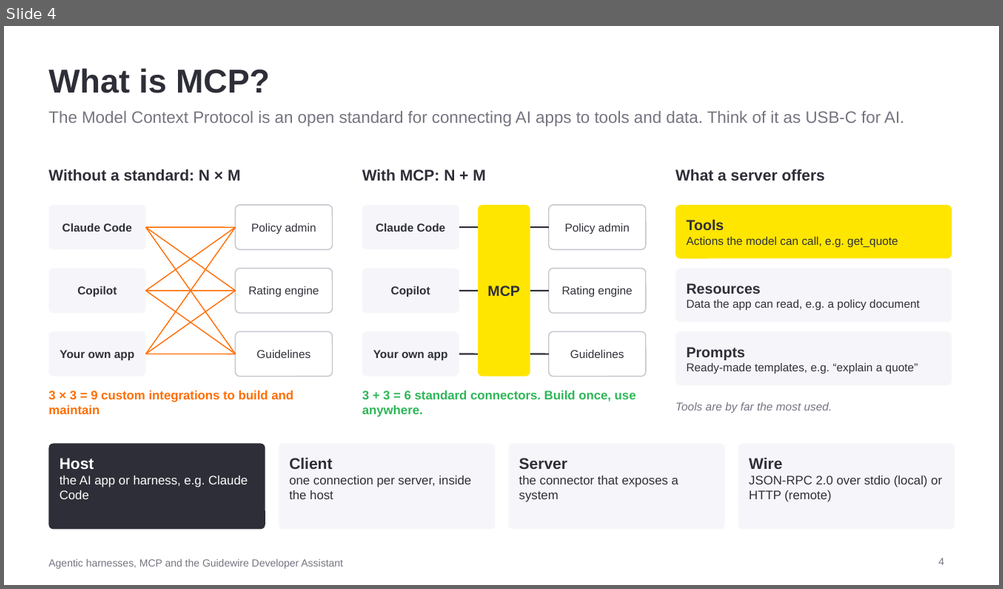
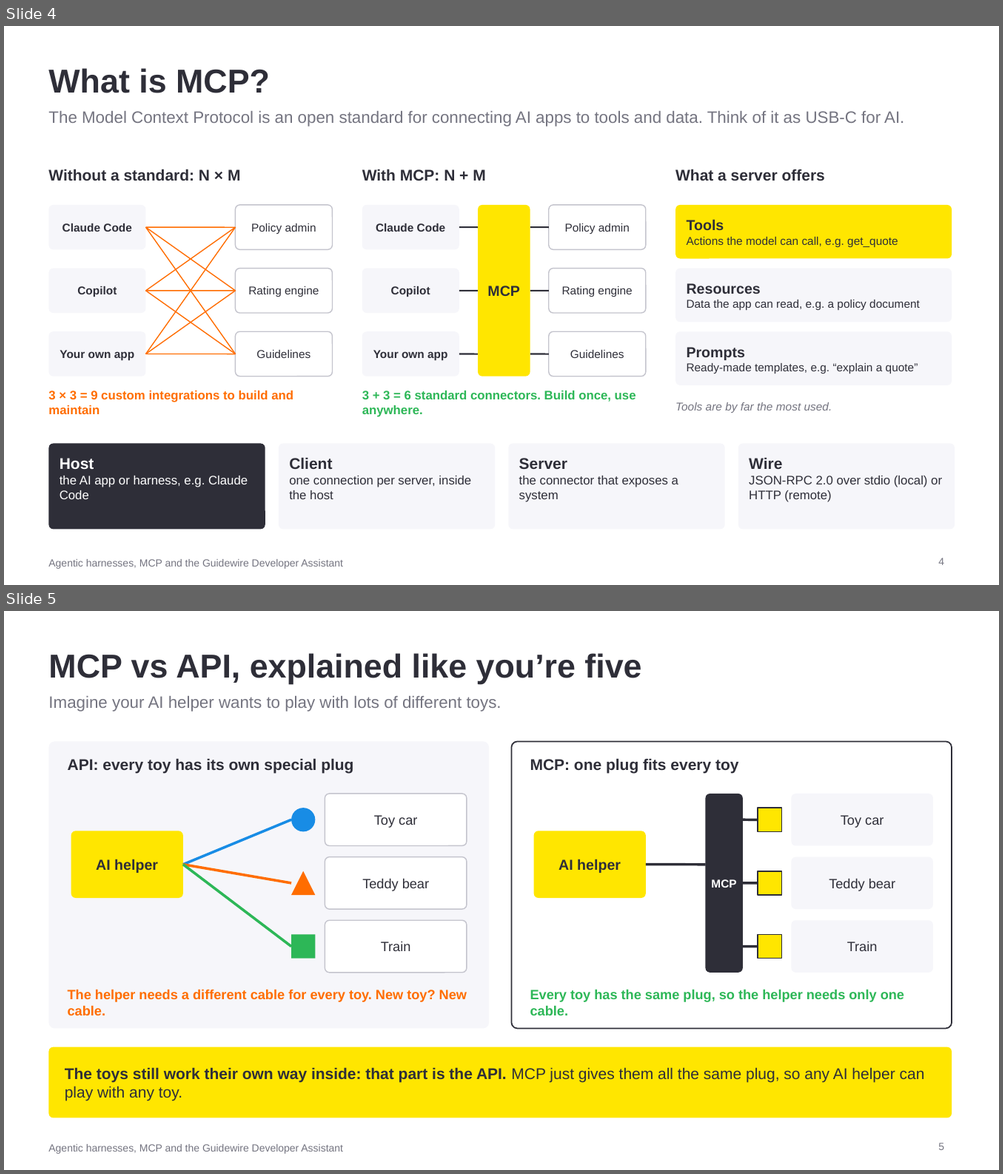
Before and after one commit to arunmp25/ai-training, a slide deck: presentations/agentic-harness-mcp-guidewire.pptx. Shown one above the other, each under a label of ours: slide 4 before the commit, slides 4 and 5 after it. The pictures are 1003x589 and 1003x1174 pixels, drawn with LibreOffice and Linux fonts; fonts in the diff are those of the drawing. Boxes give left, top, right and bottom in pixels: in the first picture for what was removed or moved away, otherwise in the second. Text is boxed around its words. In the diff, an @@ line names an element or a change of style, - is before the commit and + after.

```diff
--- a/presentations/agentic-harness-mcp-guidewire.pptx
+++ b/presentations/agentic-harness-mcp-guidewire.pptx
@@ slide 5 added at (x1=4, y1=611, x2=999, y2=1170), background #FFFFFF; not listed: 1 template element that a slide beside it also shows @@
@@ title added at (x1=48, y1=653, x2=641, y2=684), 32 pt, text #2E2E38, bold @@
+MCP vs API, explained like you’re five
@@ text added at (x1=48, y1=696, x2=501, y2=712), 16 pt, text #747480 @@
+Imagine your AI helper wants to play with lots of different toys.
@@ rounded rectangle added at (x1=48, y1=741, x2=489, y2=1029), fill #F6F6FA @@
@@ rounded rectangle added at (x1=512, y1=741, x2=951, y2=1029), fill #FFFFFF, outline #2E2E38 1.25 pt @@
@@ text added at (x1=68, y1=758, x2=353, y2=773), 15 pt, text #2E2E38, bold @@
+API: every toy has its own special plug
@@ text added at (x1=530, y1=758, x2=738, y2=773), 15 pt, text #2E2E38, bold @@
+MCP: one plug fits every toy
@@ ellipse added at (x1=291, y1=808, x2=315, y2=832), fill #188CE5 @@
@@ rounded rectangle added at (x1=325, y1=794, x2=466, y2=846), fill #FFFFFF, outline #C4C4CD 1 pt, 13 pt, text #2E2E38 @@
+Toy car
@@ rounded rectangle added at (x1=706, y1=794, x2=743, y2=973), fill #2E2E38, 11 pt, text #FFFFFF, bold @@
+MCP
@@ rectangle added at (x1=757, y1=808, x2=782, y2=832), fill #FFE600, outline #2E2E38 1 pt @@
@@ rounded rectangle added at (x1=791, y1=794, x2=933, y2=846), fill #F6F6FA, 13 pt, text #2E2E38 @@
+Toy car
@@ rounded rectangle added at (x1=71, y1=831, x2=183, y2=898), fill #FFE600, 14 pt, text #2E2E38, bold @@
+AI helper
@@ line added from (183, 865) to (291, 820), #188CE5 2.5 pt @@
@@ rounded rectangle added at (x1=534, y1=831, x2=646, y2=898), fill #FFE600, 14 pt, text #2E2E38, bold @@
+AI helper
@@ line added from (743, 820) to (757, 820), #2E2E38 2.5 pt @@
@@ line added from (183, 865) to (291, 883), #FF6D00 2.5 pt @@
@@ line added from (183, 865) to (291, 947), #2DB757 2.5 pt @@
@@ triangle added at (x1=291, y1=871, x2=315, y2=895), fill #FF6D00 @@
@@ rounded rectangle added at (x1=325, y1=857, x2=466, y2=909), fill #FFFFFF, outline #C4C4CD 1 pt, 13 pt, text #2E2E38 @@
+Teddy bear
@@ line added from (646, 865) to (706, 865), #2E2E38 2.5 pt @@
@@ rectangle added at (x1=757, y1=871, x2=782, y2=895), fill #FFE600, outline #2E2E38 1 pt @@
@@ rounded rectangle added at (x1=791, y1=857, x2=933, y2=909), fill #F6F6FA, 13 pt, text #2E2E38 @@
+Teddy bear
@@ line added from (743, 883) to (757, 883), #2E2E38 2.5 pt @@
@@ rounded rectangle added at (x1=325, y1=920, x2=466, y2=973), fill #FFFFFF, outline #C4C4CD 1 pt, 13 pt, text #2E2E38 @@
+Train
@@ rounded rectangle added at (x1=791, y1=920, x2=933, y2=973), fill #F6F6FA, 13 pt, text #2E2E38 @@
+Train
@@ rectangle added at (x1=291, y1=935, x2=315, y2=959), fill #2DB757 @@
@@ rectangle added at (x1=757, y1=935, x2=782, y2=959), fill #FFE600, outline #2E2E38 1 pt @@
@@ line added from (743, 947) to (757, 947), #2E2E38 2.5 pt @@
@@ text added at (x1=68, y1=989, x2=466, y2=1016), 13 pt, text #FF6D00, bold @@
+The helper needs a different cable for every toy. New toy? New cable.
@@ text added at (x1=530, y1=989, x2=904, y2=1016), 13 pt, text #2DB757, bold @@
+Every toy has the same plug, so the helper needs only one cable.
@@ rounded rectangle added at (x1=48, y1=1048, x2=951, y2=1119), fill #FFE600, 15 pt, text #2E2E38 @@
+The toys still work their own way inside: that part is the API. MCP just gives them all the same plug, so any AI helper can play with any toy.
@@ page number added at (x1=938, y1=1143, x2=944, y2=1150), 10 pt, text #747480 @@
+5
```
Also in this commit, not shown: 1 other slide added, 2 other files.
